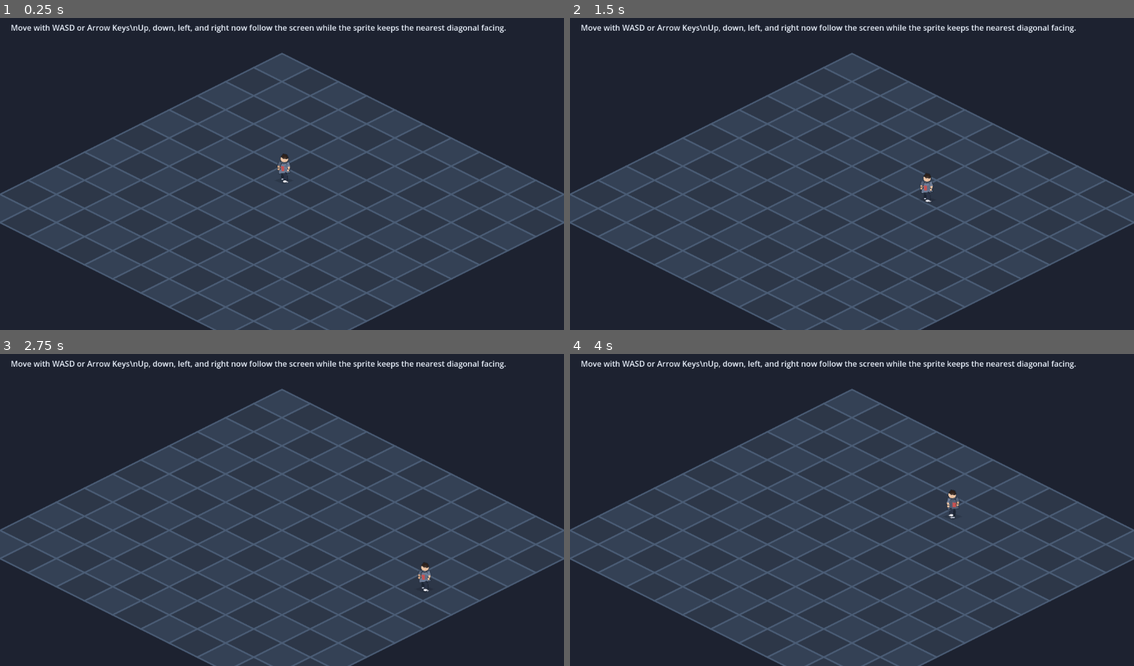
Above: before the commit, frames 1-4 (two rows, left to right).
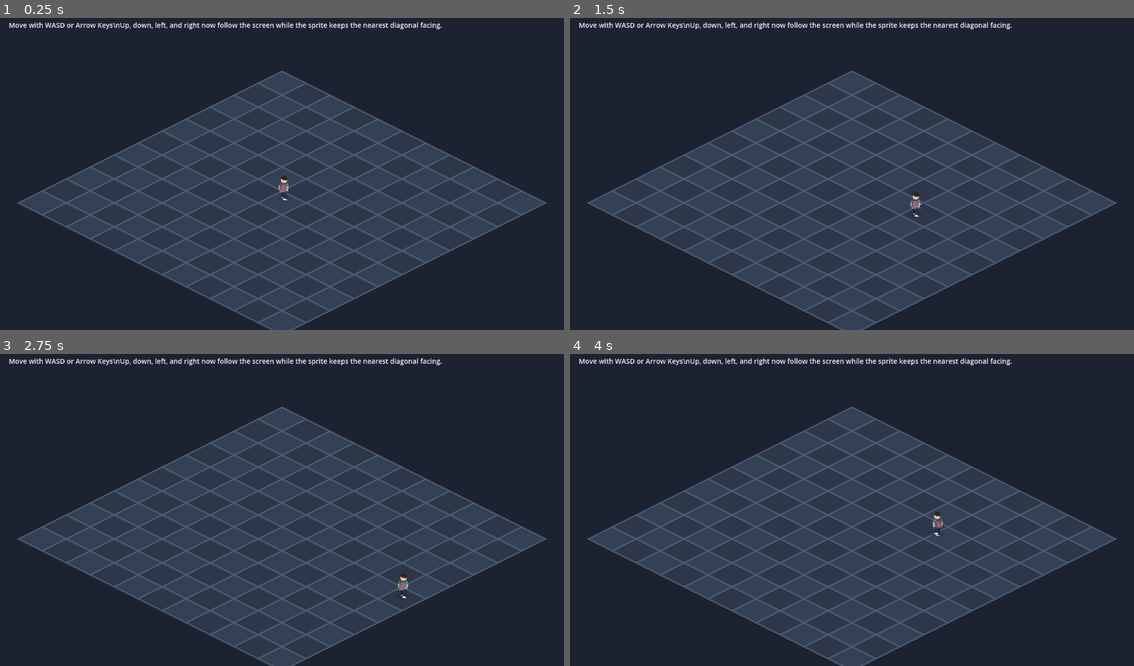
Above: after the commit, the same moments.

Repository: nagolyhprum/deaths-design
Game: Godot game, scene res://scenes/main.tscn
The game is run twice, just before and just after one commit, with the same random seed, the same clock (stepped at 60 frames per second) and the same inputs.
Inputs:
- Up to frame 1 (0.25 s): no input
- Up to frame 2 (1.5 s): tap Enter at 0.5 s; hold D 0.53-1.28 s; hold S from 1.28 s (still down)
- Up to frame 3 (2.75 s): release S at 2.03 s; hold D from 2.03 s (still down)
- Up to frame 4 (4 s): release D at 2.78 s; hold W 2.78-3.53 s; hold A from 3.53 s (still down)

The runs differ from the first frame. In frame 1, 17% of the frame differs, in the area x 0-100%, y 1-100%; in frame 2, 17%; in frame 3, 17%; in frame 4, 17%.

Commit message:
Use map bounds for test scene
Co-authored-by: Copilot <223556219+Copilot@users.noreply.github.com>

Diff:
--- a/scripts/player_controller.gd
+++ b/scripts/player_controller.gd
@@ -5,13 +5,16 @@
 
 @export var move_speed := 220.0
 @export var animation_fps := 8.0
-@export var play_area_margin := Vector2(56.0, 92.0)
 
 @onready var sprite: Sprite2D = $Sprite2D
 
 var _animation_time := 0.0
 var _facing_row := 0
 var _scene_scale := 1.0
+var _map_center := Vector2.ZERO
+var _map_half_tile_size := Vector2.ONE
+var _map_radius := 0.0
+var _has_map_bounds := false
 
 
 func _physics_process(delta: float) -> void:
@@ -27,7 +30,7 @@
 		_animation_time = 0.0
 
 	move_and_slide()
-	_clamp_to_viewport()
+	_clamp_to_play_area()
 	_update_sprite(is_moving)
 
 
@@ -60,9 +63,13 @@
 	return 0
 
 
-func _clamp_to_viewport() -> void:
-	var play_area := get_play_area_rect(get_viewport_rect().size)
-	set_position_ratio(play_area, get_position_ratio(play_area))
+func _clamp_to_play_area() -> void:
+	if _has_map_bounds:
+		set_map_ratio(get_map_ratio())
+		return
+
+	var viewport_size := get_viewport_rect().size
+	global_position = global_position.clamp(Vector2.ZERO, viewport_size)
 
 
 func _update_sprite(is_moving: bool) -> void:
@@ -77,30 +84,51 @@
 	scale = Vector2.ONE * _scene_scale
 
 
-func get_play_area_margin() -> Vector2:
-	return play_area_margin * _scene_scale
+func set_map_bounds(map_center: Vector2, map_half_tile_size: Vector2, map_radius: float) -> void:
+	_map_center = map_center
+	_map_half_tile_size = Vector2(
+		max(map_half_tile_size.x, 1.0),
+		max(map_half_tile_size.y, 1.0)
+	)
+	_map_radius = max(map_radius, 0.0)
+	_has_map_bounds = true
 
 
-func get_play_area_rect(viewport_size: Vector2) -> Rect2:
-	var margin := get_play_area_margin()
-	return Rect2(
-		margin,
-		Vector2(
-			max(viewport_size.x - margin.x * 2.0, 1.0),
-			max(viewport_size.y - margin.y * 2.0, 1.0)
-		)
+func get_map_ratio() -> Vector2:
+	if not _has_map_bounds or _map_radius <= 0.0:
+		return Vector2(0.5, 0.5)
+
+	var grid_position := _screen_to_grid(global_position - _map_center)
+	return Vector2(
+		clampf((grid_position.x + _map_radius) / (_map_radius * 2.0), 0.0, 1.0),
+		clampf((grid_position.y + _map_radius) / (_map_radius * 2.0), 0.0, 1.0)
 	)
 
 
-func get_position_ratio(play_area: Rect2) -> Vector2:
+func set_map_ratio(ratio: Vector2) -> void:
+	if not _has_map_bounds:
+		return
+
+	var clamped_ratio := Vector2(
+		clampf(ratio.x, 0.0, 1.0),
+		clampf(ratio.y, 0.0, 1.0)
+	)
+	var grid_position := Vector2(
+		lerpf(-_map_radius, _map_radius, clamped_ratio.x),
+		lerpf(-_map_radius, _map_radius, clamped_ratio.y)
+	)
+	global_position = _map_center + _grid_to_screen(grid_position)
+
+
+func _grid_to_screen(grid_position: Vector2) -> Vector2:
 	return Vector2(
-		clampf((global_position.x - play_area.position.x) / play_area.size.x, 0.0, 1.0),
-		clampf((global_position.y - play_area.position.y) / play_area.size.y, 0.0, 1.0)
+		(grid_position.x - grid_position.y) * _map_half_tile_size.x,
+		(grid_position.x + grid_position.y) * _map_half_tile_size.y
 	)
 
 
-func set_position_ratio(play_area: Rect2, ratio: Vector2) -> void:
-	global_position = play_area.position + play_area.size * Vector2(
-		clampf(ratio.x, 0.0, 1.0),
-		clampf(ratio.y, 0.0, 1.0)
+func _screen_to_grid(screen_position: Vector2) -> Vector2:
+	return Vector2(
+		(screen_position.x / _map_half_tile_size.x + screen_position.y / _map_half_tile_size.y) * 0.5,
+		(screen_position.y / _map_half_tile_size.y - screen_position.x / _map_half_tile_size.x) * 0.5
 	)
--- a/scripts/test_level.gd
+++ b/scripts/test_level.gd
@@ -1,11 +1,13 @@
 extends Node2D
 
 const BASE_VIEWPORT_SIZE := Vector2(1280.0, 720.0)
-const DEFAULT_PLAYER_RATIO := Vector2(0.5, 0.5597015)
+const DEFAULT_PLAYER_RATIO := Vector2(0.5, 0.5)
 const MIN_SCENE_SCALE := 0.25
+const CONTENT_SCALE := 0.85
 const TILE_HALF_WIDTH := 64.0
 const TILE_HALF_HEIGHT := 32.0
 const GRID_RADIUS := 5
+const MAP_BOUND_RADIUS := GRID_RADIUS + 0.5
 const GRID_CENTER_OFFSET := Vector2(0.0, 84.0)
 const INSTRUCTIONS_POSITION := Vector2(24.0, 20.0)
 const INSTRUCTIONS_SIZE := Vector2(469.0, 56.0)
@@ -15,7 +17,6 @@
 @onready var instructions: Label = $CanvasLayer/Instructions
 
 var _scene_scale := 1.0
-var _last_viewport_size := Vector2.ZERO
 
 
 func _ready() -> void:
@@ -56,15 +57,16 @@
 		return
 
 	var player_ratio := DEFAULT_PLAYER_RATIO
-	if preserve_player_position and _last_viewport_size != Vector2.ZERO:
-		var previous_play_area: Rect2 = player.get_play_area_rect(_last_viewport_size)
-		player_ratio = player.get_position_ratio(previous_play_area)
+	if preserve_player_position:
+		player_ratio = player.get_map_ratio()
 
-	_scene_scale = max(min(viewport_size.x / BASE_VIEWPORT_SIZE.x, viewport_size.y / BASE_VIEWPORT_SIZE.y), MIN_SCENE_SCALE)
+	_scene_scale = max(min(viewport_size.x / BASE_VIEWPORT_SIZE.x, viewport_size.y / BASE_VIEWPORT_SIZE.y) * CONTENT_SCALE, MIN_SCENE_SCALE)
+	var tile_half_size := Vector2(TILE_HALF_WIDTH, TILE_HALF_HEIGHT) * _scene_scale
+	var map_center := viewport_size * 0.5 + GRID_CENTER_OFFSET * _scene_scale
 	player.set_scene_scale(_scene_scale)
-	player.set_position_ratio(player.get_play_area_rect(viewport_size), player_ratio)
+	player.set_map_bounds(map_center, tile_half_size, MAP_BOUND_RADIUS)
+	player.set_map_ratio(player_ratio)
 	_layout_instructions()
-	_last_viewport_size = viewport_size
 	queue_redraw()
 
 
Not shown, added: task-records/2026-04-21-23-05-map-bounds-and-zoom/notes.md
Not shown, added: task-records/2026-04-21-23-05-map-bounds-and-zoom/original-prompt.md
